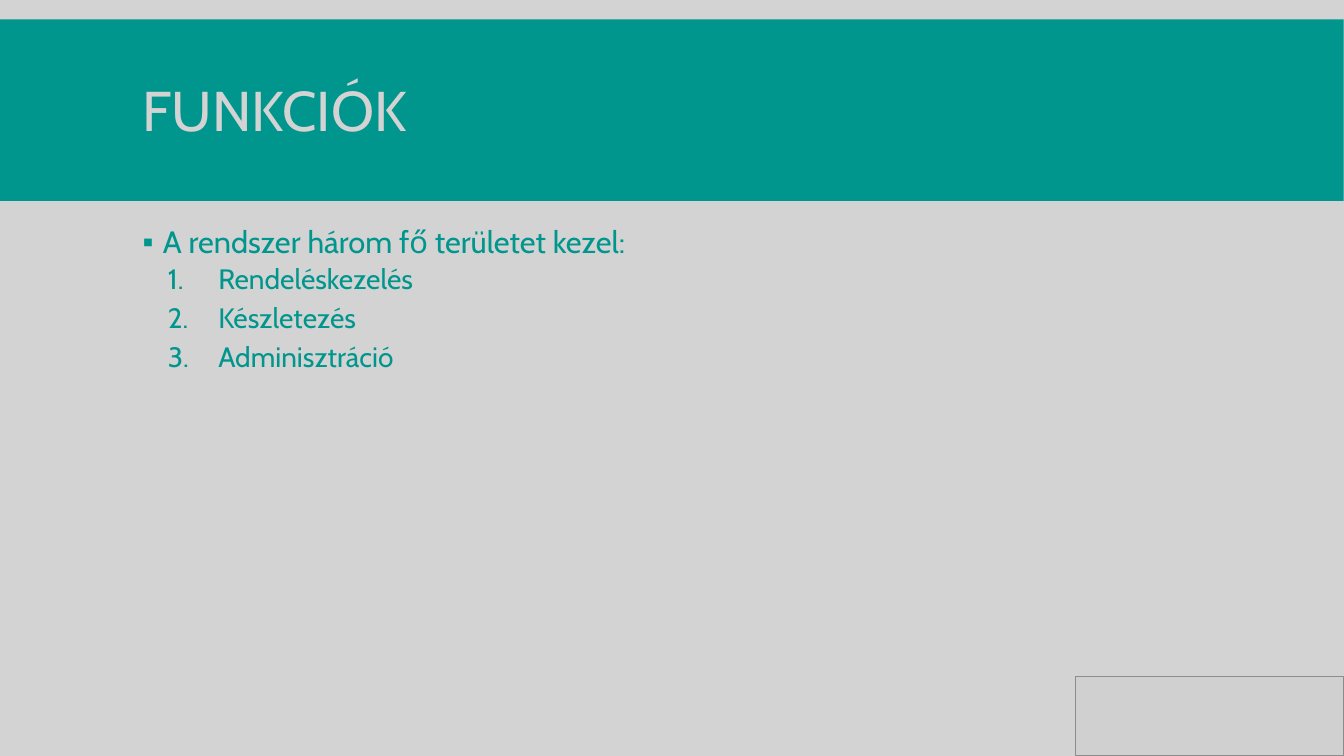
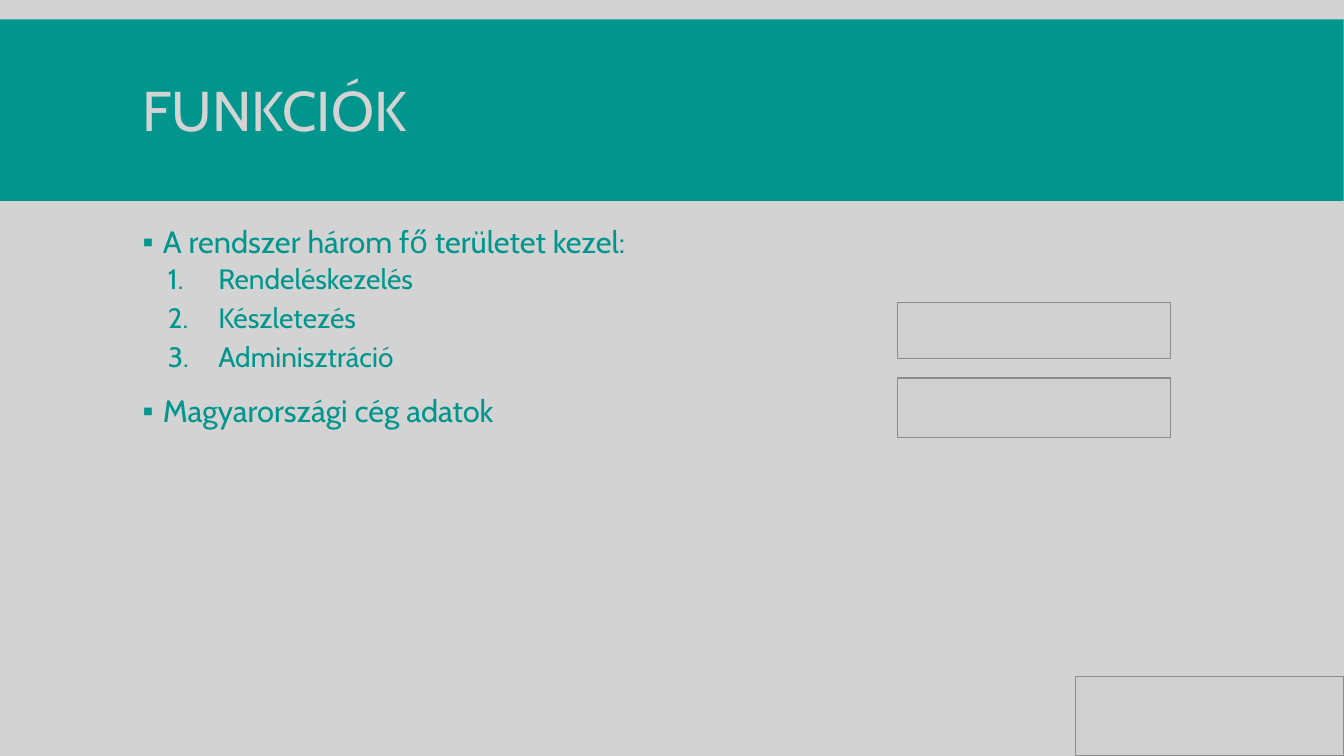
Before and after one commit to Decse1/13_S1_7_vizsgaremek, a slide deck: slide 4 of szerkesztendo_dokumentumok/prezentacio_REKA.pptx. Drawn at 1344x756 pixels with LibreOffice and Linux fonts; fonts in the diff are those of the drawing; grey boxes stand for pictures. Boxes give left, top, right and bottom in pixels: in the first picture for what was removed or moved away, otherwise in the second. Text is boxed around its words. In the diff, an @@ line names an element or a change of style, - is before the commit and + after.

```diff
--- a/szerkesztendo_dokumentumok/prezentacio_REKA.pptx
+++ b/szerkesztendo_dokumentumok/prezentacio_REKA.pptx
@@ picture added at (898, 303, 1172, 359) @@
@@ picture added at (898, 378, 1172, 438) @@
@@ text at (163, 399, 493, 428): paragraph added @@
+▪ Magyarországi cég adatok
```
Also in this commit, not shown: 7 other slides changed, 2 slides added, 1 slide removed.
